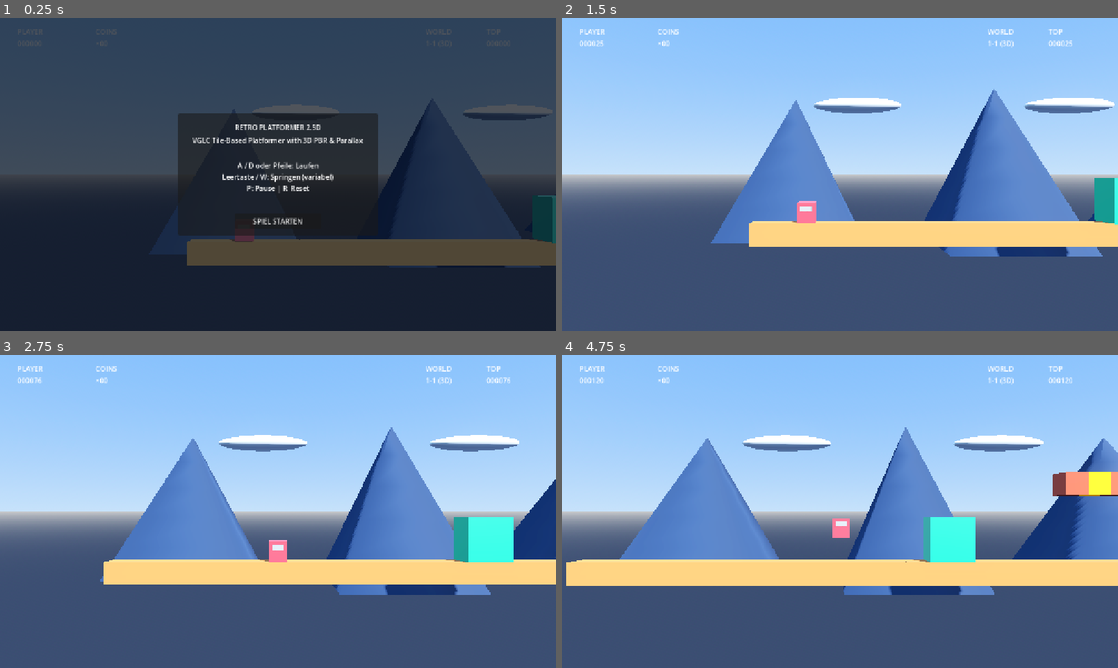
Above: before the commit, frames 1-4 (two rows, left to right).
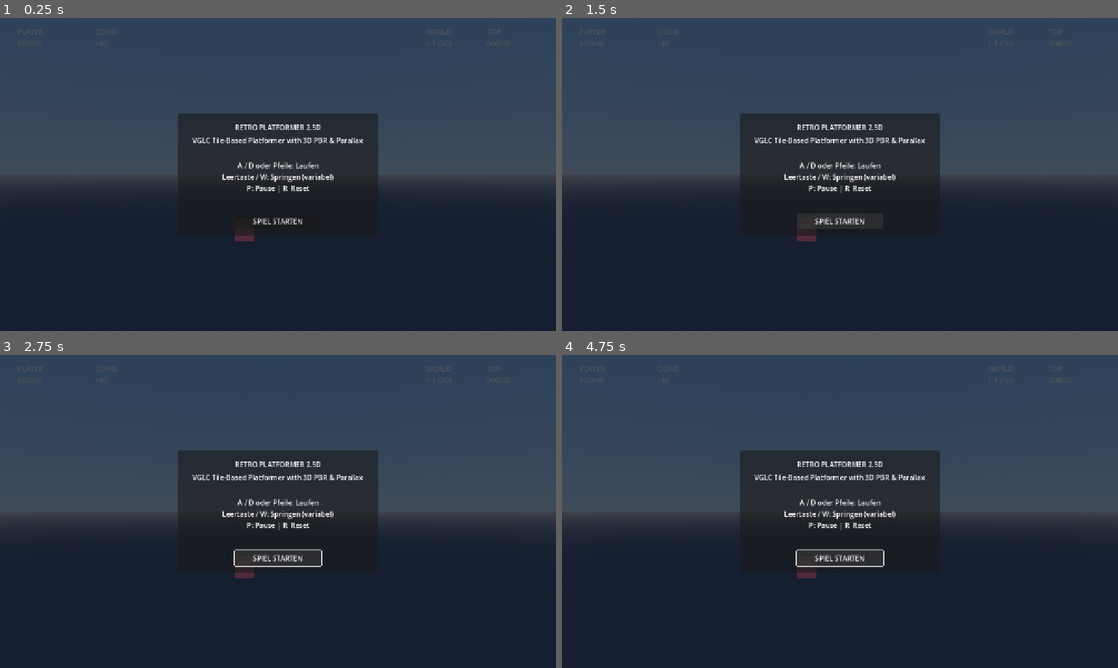
Above: after the commit, the same moments.

Repository: RobinNunkesser/gd-godot-platformer
Game: Godot game, scene res://scenes/main_3d.tscn
Same seed, same stepped clock (60 frames per second), same inputs: the game is played once before the commit and once after it. This scene is started directly instead of the project's main scene.
Inputs (mouse positions are in pixels of both pictures, inside the frame that each line leads up to):
- Up to frame 1 (0.25 s): no input
- Up to frame 2 (1.5 s): click "SPIEL STARTEN" at 0.5 s; click (840, 221) at 1.25 s, where only the run after the commit has a clickable "SPIEL STARTEN"
- Up to frame 3 (2.75 s): hold Right (move_right) from 2.03 s (still down); tap Space (jump) at 2.27 s
- Up to frame 4 (4.75 s): release Right (move_right) at 2.78 s; hold Left (move_left) 2.78-3.53 s; tap Space (jump) at 3.02, 4.52 s; hold Right (move_right) from 3.53 s (still down)

The runs differ from the first frame. In frame 1, 10% of the frame differs, in the area x 32-100%, y 26-80%; in frame 2, 100%; in frame 3, 100%; in frame 4, 100%, in the area x 0-100%, y 0-100%.
Error after the commit: Parse Error: Cannot find member "CAMERA_Y" in base "PlatformerConfig3D". (res://scripts/main_3d.gd:60)

Commit message:
feat: add curated 5-level campaign set and multi-level progression

Diff:
--- a/scripts/main.gd
+++ b/scripts/main.gd
@@ -21,7 +21,18 @@
 @onready var overlay_victory: Control = $CanvasLayer/VictoryOverlay
 
 @onready var gameover_score: Label = $CanvasLayer/GameOverOverlay/Card/ScoreLabel
-@onready var victory_score: Label = $CanvasLayer/VictoryOverlay/Card/ScoreLabel
+@onready var lbl_world: Label = $CanvasLayer/HUD/WorldContainer/Label2
+@onready var victory_title: Label = $CanvasLayer/VictoryOverlay/Card/Title
+@onready var victory_btn: Button = $CanvasLayer/VictoryOverlay/Card/RestartButton
+
+const LEVELS: Array[String] = [
+	"res://levels/level-1.txt",
+	"res://levels/level-2.txt",
+	"res://levels/level-3.txt",
+	"res://levels/level-4.txt",
+	"res://levels/level-5.txt",
+]
+var current_level_index: int = 0
 
 var state_manager: PlatformerStateManager
 
@@ -31,26 +42,29 @@
 	state_manager.coins_changed.connect(_on_coins_changed)
 	state_manager.state_changed.connect(_on_state_changed)
 
-	var level_path := "res://levels/level-1.txt"
-	if not FileAccess.file_exists(level_path) and FileAccess.file_exists("res://levels/mario-1-1.txt"):
-		level_path = "res://levels/mario-1-1.txt"
-	tilemap_loader.load_level_from_file(level_path)
 	tilemap_loader.coin_collected.connect(_on_coin_collected)
 	tilemap_loader.goal_reached.connect(_on_goal_reached)
-
 	player.block_hit_from_below.connect(_on_block_hit)
 
+	load_level(0)
 	_bind_ui_buttons()
 	_update_hud()
+	_show_overlay(overlay_start)
 
-	# Start in READY State
-	_show_overlay(overlay_start)
+func load_level(index: int) -> void:
+	current_level_index = clamp(index, 0, LEVELS.size() - 1)
+	var path: String = LEVELS[current_level_index]
+	tilemap_loader.load_level_from_file(path)
+	player.reset_position()
+	camera.position.x = PlatformerConfig.START_X + 120.0
+	camera.position.y = 360.0
+	_update_hud()
 
 func _bind_ui_buttons() -> void:
 	$CanvasLayer/StartOverlay/Card/StartButton.pressed.connect(start_game)
 	$CanvasLayer/PauseOverlay/Card/ResumeButton.pressed.connect(toggle_pause)
 	$CanvasLayer/GameOverOverlay/Card/RestartButton.pressed.connect(restart_game)
-	$CanvasLayer/VictoryOverlay/Card/RestartButton.pressed.connect(restart_game)
+	victory_btn.pressed.connect(on_victory_action)
 
 func _process(delta: float) -> void:
 	if Input.is_action_just_pressed("pause"):
@@ -88,10 +102,20 @@
 
 func restart_game() -> void:
 	_hide_all_overlays()
-	player.reset_position()
-	camera.position.x = PlatformerConfig.START_X + 120.0
+	load_level(current_level_index)
 	state_manager.reset()
 	state_manager.start()
+
+func on_victory_action() -> void:
+	if current_level_index < LEVELS.size() - 1:
+		current_level_index += 1
+		load_level(current_level_index)
+		_hide_all_overlays()
+		state_manager.start()
+	else:
+		current_level_index = 0
+		load_level(current_level_index)
+		restart_game()
 
 func _on_block_hit(block: StaticBody2D) -> void:
 	tilemap_loader.hit_block(block)
@@ -118,7 +142,21 @@
 			gameover_score.text = "SCORE: " + str(state_manager.score)
 			_show_overlay(overlay_gameover)
 		"VICTORY":
-			victory_score.text = "FINAL SCORE: " + str(state_manager.score)
+			var victory_score: Label = $CanvasLayer/VictoryOverlay/Card/ScoreLabel
+			if current_level_index < LEVELS.size() - 1:
+				if victory_title:
+					victory_title.text = "LEVEL %d GESCHAFFT!" % (current_level_index + 1)
+				if victory_score:
+					victory_score.text = "SCORE: " + str(state_manager.score)
+				if victory_btn:
+					victory_btn.text = "NÄCHSTES LEVEL (%d/%d)" % [current_level_index + 2, LEVELS.size()]
+			else:
+				if victory_title:
+					victory_title.text = "KAMPAGNE GEMEISTERT!"
+				if victory_score:
+					victory_score.text = "GESAMTERGEBNIS: " + str(state_manager.score)
+				if victory_btn:
+					victory_btn.text = "KAMPAGNE NEUSTARTEN"
 			_show_overlay(overlay_victory)
 		"READY":
 			_show_overlay(overlay_start)
@@ -130,6 +168,8 @@
 		lbl_coins.text = "×%02d" % state_manager.coins
 	if lbl_highscore:
 		lbl_highscore.text = "%06d" % state_manager.highscore
+	if lbl_world:
+		lbl_world.text = "1-%d" % (current_level_index + 1)
 
 func _hide_all_overlays() -> void:
 	overlay_start.visible = false
--- a/scripts/main_3d.gd
+++ b/scripts/main_3d.gd
@@ -21,7 +21,18 @@
 @onready var overlay_victory: Control = $CanvasLayer/VictoryOverlay
 
 @onready var gameover_score: Label = $CanvasLayer/GameOverOverlay/Card/ScoreLabel
-@onready var victory_score: Label = $CanvasLayer/VictoryOverlay/Card/ScoreLabel
+@onready var lbl_world: Label = $CanvasLayer/HUD/WorldContainer/Label2
+@onready var victory_title: Label = $CanvasLayer/VictoryOverlay/Card/Title
+@onready var victory_btn: Button = $CanvasLayer/VictoryOverlay/Card/RestartButton
+
+const LEVELS: Array[String] = [
+	"res://levels/level-1.txt",
+	"res://levels/level-2.txt",
+	"res://levels/level-3.txt",
+	"res://levels/level-4.txt",
+	"res://levels/level-5.txt",
+]
+var current_level_index: int = 0
 
 var state_manager: PlatformerStateManager
 
@@ -31,24 +42,29 @@
 	state_manager.coins_changed.connect(_on_coins_changed)
 	state_manager.state_changed.connect(_on_state_changed)
 
-	var level_path := "res://levels/level-1.txt"
-	if not FileAccess.file_exists(level_path) and FileAccess.file_exists("res://levels/mario-1-1.txt"):
-		level_path = "res://levels/mario-1-1.txt"
-	tilemap_loader.load_level_from_file(level_path)
 	tilemap_loader.coin_collected.connect(_on_coin_collected)
 	tilemap_loader.goal_reached.connect(_on_goal_reached)
-
 	player.block_hit_from_below.connect(_on_block_hit)
 
+	load_level(0)
 	_bind_ui_buttons()
 	_update_hud()
 	_show_overlay(overlay_start)
+
+func load_level(index: int) -> void:
+	current_level_index = clamp(index, 0, LEVELS.size() - 1)
+	var path: String = LEVELS[current_level_index]
+	tilemap_loader.load_level_from_file(path)
+	player.reset_position()
+	camera.position.x = PlatformerConfig3D.START_X + 4.0
+	camera.position.y = PlatformerConfig3D.CAMERA_Y
+	_update_hud()
 
 func _bind_ui_buttons() -> void:
 	$CanvasLayer/StartOverlay/Card/StartButton.pressed.connect(start_game)
 	$CanvasLayer/PauseOverlay/Card/ResumeButton.pressed.connect(toggle_pause)
 	$CanvasLayer/GameOverOverlay/Card/RestartButton.pressed.connect(restart_game)
-	$CanvasLayer/VictoryOverlay/Card/RestartButton.pressed.connect(restart_game)
+	victory_btn.pressed.connect(on_victory_action)
 
 func _process(delta: float) -> void:
 	if Input.is_action_just_pressed("pause"):
@@ -87,11 +103,20 @@
 
 func restart_game() -> void:
 	_hide_all_overlays()
-	player.reset_position()
-	camera.position.x = PlatformerConfig3D.START_X + 1.5
-	camera.position.y = PlatformerConfig3D.START_Y + PlatformerConfig3D.CAMERA_HEIGHT_OFFSET
+	load_level(current_level_index)
 	state_manager.reset()
 	state_manager.start()
+
+func on_victory_action() -> void:
+	if current_level_index < LEVELS.size() - 1:
+		current_level_index += 1
+		load_level(current_level_index)
+		_hide_all_overlays()
+		state_manager.start()
+	else:
+		current_level_index = 0
+		load_level(current_level_index)
+		restart_game()
 
 func _on_block_hit(block: StaticBody3D) -> void:
 	tilemap_loader.hit_block(block)
@@ -118,7 +143,21 @@
 			gameover_score.text = "SCORE: " + str(state_manager.score)
 			_show_overlay(overlay_gameover)
 		"VICTORY":
-			victory_score.text = "FINAL SCORE: " + str(state_manager.score)
+			var victory_score: Label = $CanvasLayer/VictoryOverlay/Card/ScoreLabel
+			if current_level_index < LEVELS.size() - 1:
+				if victory_title:
+					victory_title.text = "LEVEL %d GESCHAFFT!" % (current_level_index + 1)
+				if victory_score:
+					victory_score.text = "SCORE: " + str(state_manager.score)
+				if victory_btn:
+					victory_btn.text = "NÄCHSTES LEVEL (%d/%d)" % [current_level_index + 2, LEVELS.size()]
+			else:
+				if victory_title:
+					victory_title.text = "KAMPAGNE GEMEISTERT!"
+				if victory_score:
+					victory_score.text = "GESAMTERGEBNIS: " + str(state_manager.score)
+				if victory_btn:
+					victory_btn.text = "KAMPAGNE NEUSTARTEN"
 			_show_overlay(overlay_victory)
 		"READY":
 			_show_overlay(overlay_start)
@@ -130,6 +169,8 @@
 		lbl_coins.text = "×%02d" % state_manager.coins
 	if lbl_highscore:
 		lbl_highscore.text = "%06d" % state_manager.highscore
+	if lbl_world:
+		lbl_world.text = "1-%d (3D)" % (current_level_index + 1)
 
 func _hide_all_overlays() -> void:
 	overlay_start.visible = false
--- a/scripts/tilemap_loader.gd
+++ b/scripts/tilemap_loader.gd
@@ -11,7 +11,16 @@
 var flagpole_col: int = 198
 var question_blocks: Dictionary = {}
 
+func clear() -> void:
+	for child in get_children():
+		child.queue_free()
+	question_blocks.clear()
+	level_width_cols = 0
+	level_height_rows = 0
+
+
 func load_level_from_file(path: String) -> bool:
+	clear()
 	var file := FileAccess.open(path, FileAccess.READ)
 	if not file:
 		push_error("Could not open level file: " + path)
--- a/scripts/tilemap_loader_3d.gd
+++ b/scripts/tilemap_loader_3d.gd
@@ -51,7 +51,16 @@
 	mat_flag.emission = Color("#fef08a")
 	mat_flag.emission_energy_multiplier = 0.4
 
+func clear() -> void:
+	for child in get_children():
+		child.queue_free()
+	question_blocks.clear()
+	level_width_cols = 0
+	level_height_rows = 0
+
+
 func load_level_from_file(path: String) -> bool:
+	clear()
 	var file := FileAccess.open(path, FileAccess.READ)
 	if not file:
 		push_error("Could not open level file: " + path)
--- a/test_gameplay.gd
+++ b/test_gameplay.gd
@@ -45,16 +45,18 @@
 		success = false
 	print("  -> StateManager OK.")
 
-	# Test 3: TileMapLoader 2D
-	print("[3/5] Testing TileMapLoader (2D) on level-1.txt...")
+	# Test 3: TileMapLoader 2D (All 5 Curated Levels)
+	print("[3/5] Testing TileMapLoader (2D) on all 5 curated levels...")
 	var loader = TileMapLoader.new()
 	root.add_child(loader)
-	var loaded: bool = loader.load_level_from_file("res://levels/level-1.txt")
-	if not loaded or loader.level_height_rows != 14 or loader.level_width_cols < 100:
-		push_error("2D Loader failed!")
-		success = false
-	else:
-		print("  -> TileMapLoader 2D parsed %d rows x %d cols OK." % [loader.level_height_rows, loader.level_width_cols])
+	for i in range(1, 6):
+		var path := "res://levels/level-%d.txt" % i
+		var loaded: bool = loader.load_level_from_file(path)
+		if not loaded or loader.level_height_rows != 14 or loader.level_width_cols < 100:
+			push_error("2D Loader failed on " + path)
+			success = false
+		else:
+			print("  -> Level %d parsed: %d rows x %d cols OK." % [i, loader.level_height_rows, loader.level_width_cols])
 	loader.queue_free()
 
 	# Test 4: Player 2D Kinematics
@@ -74,20 +76,23 @@
 		print("  -> Player 2D kinematics OK.")
 	player.queue_free()
 
-	# Test 5: TileMapLoader 3D & Player 3D
-	print("[5/5] Testing 3D Pipeline (TileMapLoader3D & Player3D)...")
+	# Test 5: TileMapLoader 3D & Player 3D (All 5 Curated Levels)
+	print("[5/5] Testing 3D Pipeline (TileMapLoader3D & Player3D on 5 levels)...")
 	var loader3d = TileMapLoader3D.new()
 	root.add_child(loader3d)
-	var loaded3d: bool = loader3d.load_level_from_file("res://levels/level-1.txt")
-	if not loaded3d or loader3d.level_height_rows != 14 or loader3d.level_width_cols < 100:
-		push_error("3D Loader failed!")
-		success = false
-	else:
-		print("  -> TileMapLoader 3D parsed %d rows x %d cols (%d question blocks) OK." % [
-			loader3d.level_height_rows,
-			loader3d.level_width_cols,
-			loader3d.question_blocks.size()
-		])
+	for i in range(1, 6):
+		var path := "res://levels/level-%d.txt" % i
+		var loaded3d: bool = loader3d.load_level_from_file(path)
+		if not loaded3d or loader3d.level_height_rows != 14 or loader3d.level_width_cols < 100:
+			push_error("3D Loader failed on " + path)
+			success = false
+		else:
+			print("  -> Level %d 3D parsed: %d rows x %d cols (%d question blocks) OK." % [
+				i,
+				loader3d.level_height_rows,
+				loader3d.level_width_cols,
+				loader3d.question_blocks.size()
+			])
 	loader3d.queue_free()
 
 	var player3d_scene = preload("res://scenes/player_3d.tscn")
Not shown, added: levels/level-2.txt
Not shown, added: levels/level-3.txt
Not shown, added: levels/level-4.txt
Not shown, added: levels/level-5.txt
Not shown, changed: README.md
